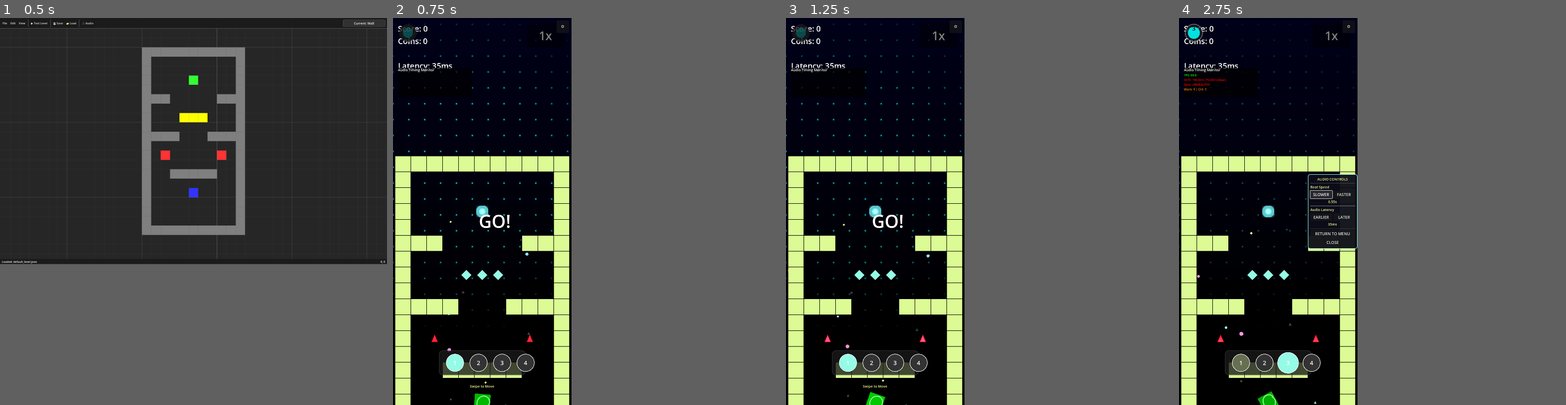
Above: before the commit, frames 1-4 (left to right).
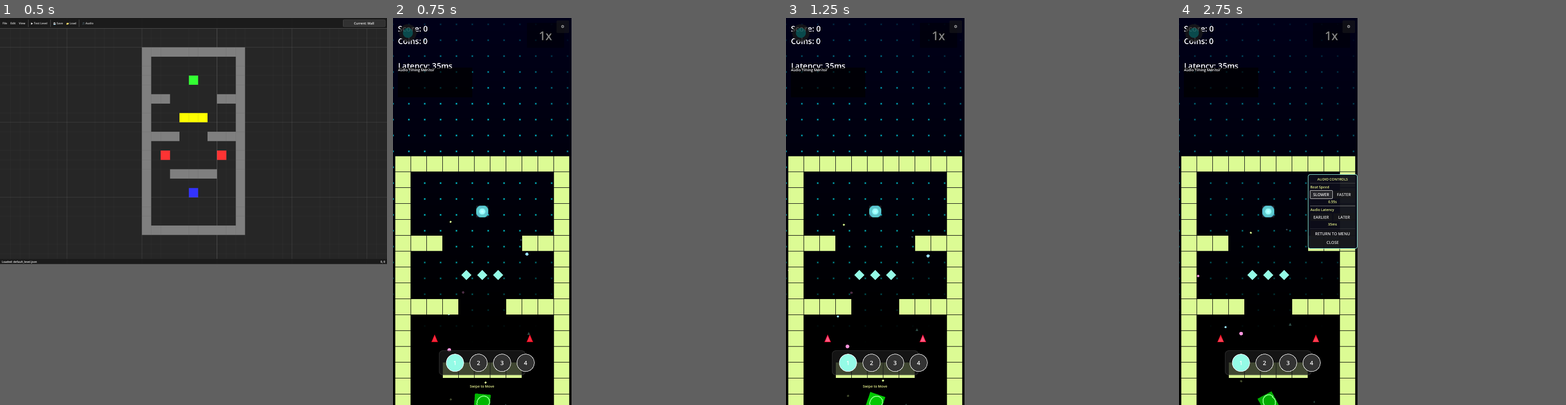
Above: after the commit, the same moments.

Repository: rubiconRiver/tomb-of-the-mask-clone
Game: Godot game, scene res://scenes/level_editor/LevelEditor.tscn
The game is run twice, just before and just after one commit, with the same random seed, the same clock (stepped at 60 frames per second) and the same inputs. This scene is started directly instead of the project's main scene.
Inputs:
- Up to frame 1 (0.5 s): no input
- Up to frame 2 (0.75 s): click "▶ Test Level" at 0.5 s
- Up to frame 3 (1.25 s): no input
- Up to frame 4 (2.75 s): click "⚙️" at 1.25 s; click "SLOWER" at 2 s

Frame 1 is identical in both runs. In frame 2, 0.1% of the frame differs, in the area x 22-31%, y 50-55%; in frame 3, 0.1%; in frame 4, 0.7%, in the area x 0-46%, y 1-100%.

Commit message:
Fix drum beat auto-start and cleanup timing issues
- Prevent drum beat from auto-starting when level opens from editor
- GameManager now only auto-starts game when NOT launched from level editor
- Added proper cleanup (_exit_tree) to stop audio when leaving game scene
- Beat tracking only starts during actual gameplay, not during level editing/testing
- Removed auto-start behavior that was causing premature beat playback
- Maintained normal game flow with GO message for regular play mode
- Level editor test mode now waits for manual start instead of auto-playing beats

Beat timing now controlled exclusively by:
1. Default 120 BPM for new levels
2. Custom BPM from Audio Editor save states
3. No external speed controls

🤖 Generated with [Claude Code](https://claude.ai/code)

Co-Authored-By: Claude <noreply@anthropic.com>

Diff:
--- a/scripts/GameManager.gd
+++ b/scripts/GameManager.gd
@@ -98,7 +98,21 @@
 	AudioManager.beat_occurred.connect(_on_beat)
 	AudioManager.eighth_note_occurred.connect(_on_eighth_note)
 
-	start_game()
+	# Auto-start game only if not launched from editor
+	if not LevelEditorData.is_launched_from_editor():
+		start_game()
+	else:
+		print("[GameManager] Launched from editor - setting up level without auto-starting game")
+		# Set up the level but don't start the game
+		setup_level()
+		spawn_player()
+		update_ui()
+
+func _exit_tree():
+	# Stop audio when exiting the scene
+	if AudioManager:
+		AudioManager.reset()
+		print("[GameManager] Audio stopped when exiting game scene")
 
 func setup_camera():
 	camera = Camera2D.new()
@@ -204,8 +218,12 @@
 
 	print("[GameManager] Starting level ", current_level)
 
-	# Show GO message and start game after delay
-	show_go_message()
+	# Only show GO message and auto-start if not launched from editor
+	if not LevelEditorData.is_launched_from_editor():
+		# Show GO message and start game after delay
+		show_go_message()
+	else:
+		print("[GameManager] Level editor test mode - waiting for manual start")
 
 func setup_level():
 	if level_generator:
